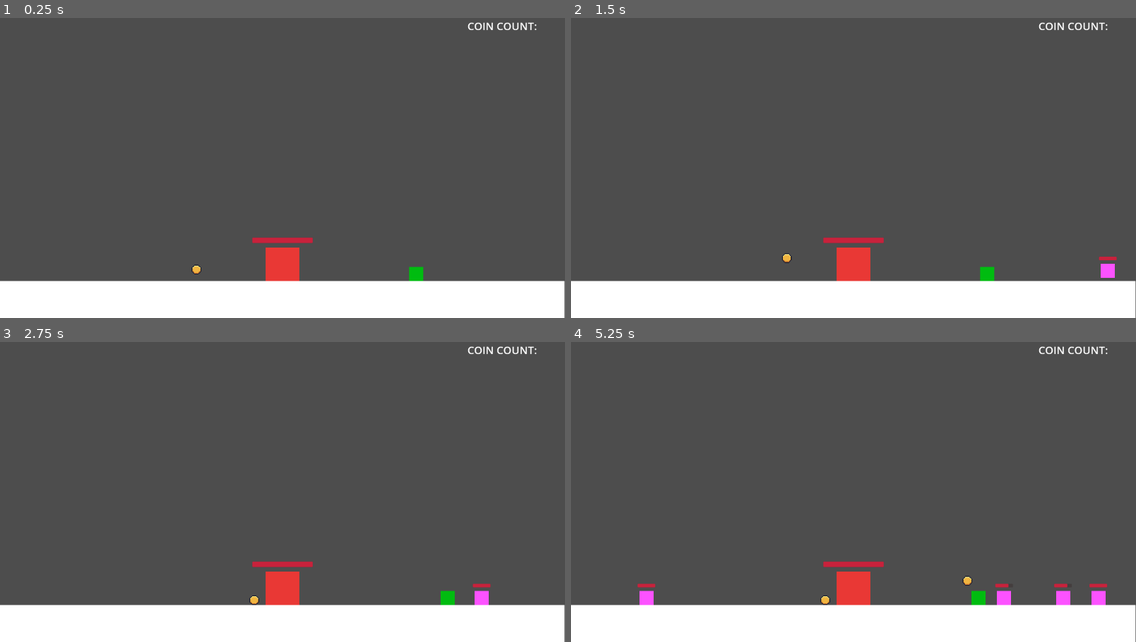
Above: before the commit, frames 1-4 (two rows, left to right).
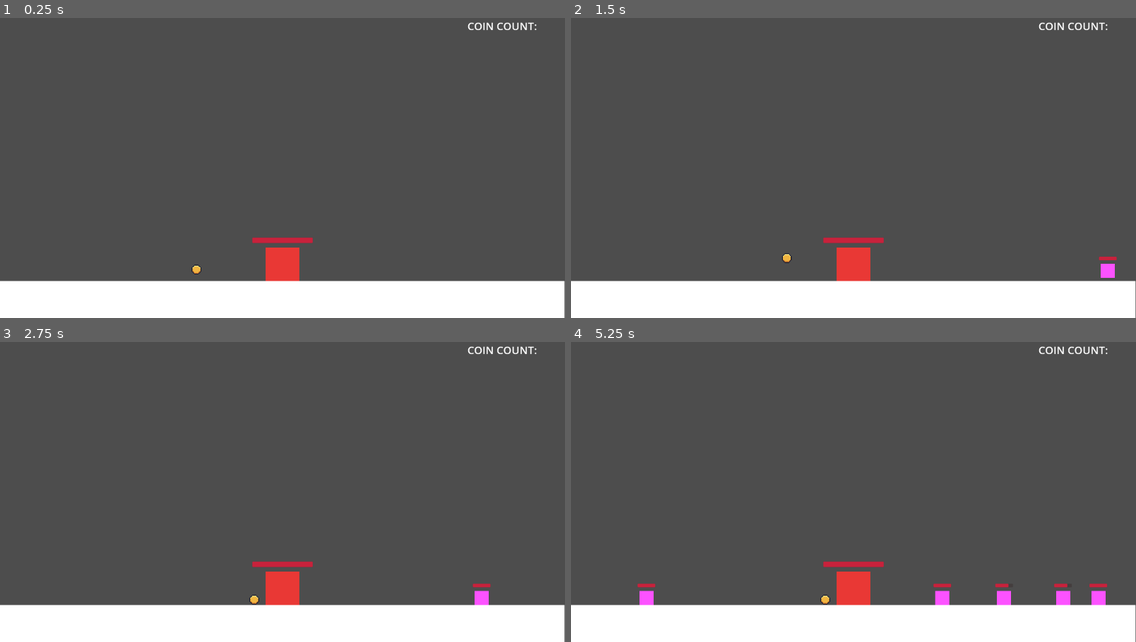
Above: after the commit, the same moments.

Repository: Caneris/Foxhold
Game: Godot game, scene res://scenes/main.tscn
The game is run twice, just before and just after one commit, with the same random seed, the same clock (stepped at 60 frames per second) and the same inputs.
Inputs (mouse positions are in pixels of both pictures, inside the frame that each line leads up to):
- Up to frame 1 (0.25 s): no input
- Up to frame 2 (1.5 s): tap Enter at 0.5 s; drag from (853, 264) to (910, 90) at 0.52 s; tap Space at 1.25 s; drag from (768, 276) to (825, 222) at 1.27 s
- Up to frame 3 (2.75 s): move the mouse to (514, 597) at 2.02 s; click (514, 597) at 2.17 s
- Up to frame 4 (5.25 s): drag from (825, 546) to (684, 435) at 2.77 s; drag from (1079, 597) to (853, 588) at 3.52 s; drag from (1107, 597) to (768, 405) at 4.27 s; move the mouse to (638, 597) at 5.02 s; click (638, 597) at 5.17 s

The runs differ from the first frame. In frame 1, 0.1% of the frame differs, in the area x 72-75%, y 82-88%; in frame 2, 0.1%; in frame 3, 0.1%; in frame 4, 0.4%, in the area x 44-74%, y 77-88%.

Commit message:
delete test foxling scene

Diff:
--- a/scenes/main.tscn
+++ b/scenes/main.tscn
@@ -8,7 +8,6 @@
 [ext_resource type="PackedScene" uid="uid://bx271cpci77bt" path="res://scenes/enemy_spawner.tscn" id="4_jyhfs"]
 [ext_resource type="PackedScene" uid="uid://b57d0lhm3n03w" path="res://scenes/player.tscn" id="6_tefeu"]
 [ext_resource type="PackedScene" uid="uid://dit852ngrx8tm" path="res://scenes/coin.tscn" id="7_o6xl0"]
-[ext_resource type="PackedScene" uid="uid://bbv0ca7fihjcf" path="res://scenes/knight_foxling.tscn" id="9_85g3d"]
 
 [node name="Main" type="Node2D"]
 scale = Vector2(1, 1.00743)
@@ -19,13 +18,13 @@
 [node name="UI" parent="UI_Layer" instance=ExtResource("2_85g3d")]
 
 [node name="Floor" parent="." instance=ExtResource("1_0wfyh")]
-position = Vector2(-0.411221, 631.536)
+position = Vector2(0, 631.309)
 
 [node name="Wall" parent="." instance=ExtResource("2_sugp2")]
 position = Vector2(-10.4112, 4.96291)
 
 [node name="Wall2" parent="." instance=ExtResource("2_sugp2")]
-position = Vector2(1288.59, 4.94822)
+position = Vector2(1290, 2.97787)
 
 [node name="Heart" parent="." instance=ExtResource("3_sugp2")]
 unique_name_in_owner = true
@@ -58,10 +57,7 @@
 [node name="HousePositions" type="Node2D" parent="."]
 
 [node name="Position1" type="Marker2D" parent="HousePositions"]
-position = Vector2(347.217, 631.734)
+position = Vector2(347, 631.309)
 
 [node name="Position2" type="Marker2D" parent="HousePositions"]
-position = Vector2(912.218, 631.432)
-
-[node name="KnightFoxling" parent="." instance=ExtResource("9_85g3d")]
-position = Vector2(943, 591.604)
+position = Vector2(912, 631.309)
Not shown: 1 places in scenes/main.tscn that only renumber resources
